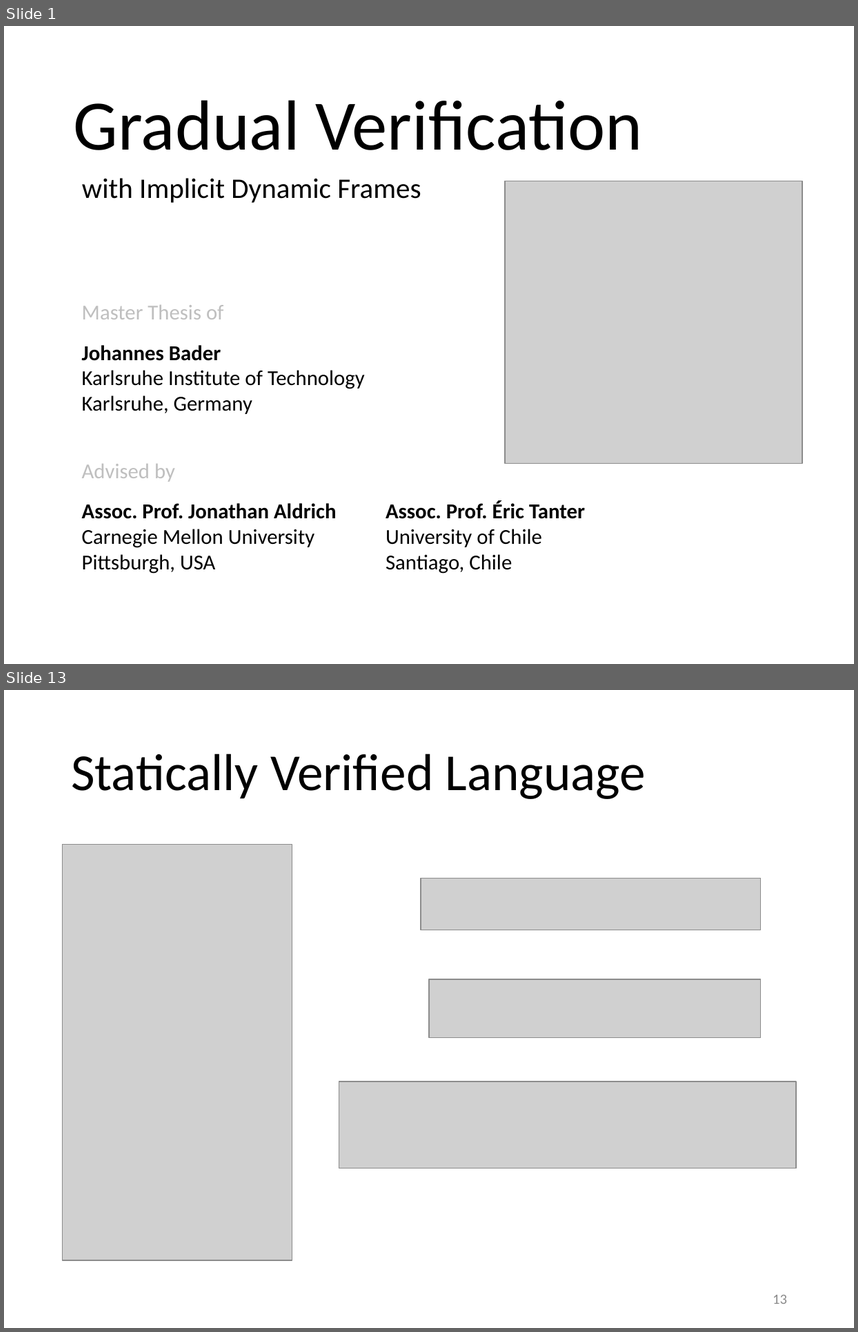
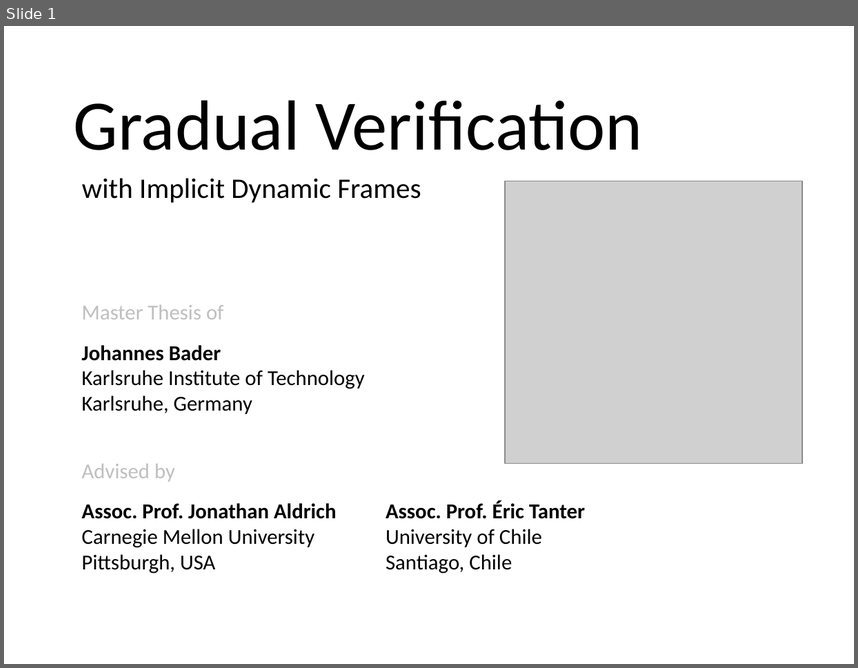
Before and after one commit to olydis/GradVerThesis, a slide deck: presentation/PLunch.pptm. Shown one above the other, each under a label of ours: slides 1 and 13 before the commit, slide 1 after it; the slides between them are not shown. The pictures are 858x1332 and 858x668 pixels, drawn with LibreOffice and Linux fonts; fonts in the diff are those of the drawing; grey boxes stand for pictures. Boxes give left, top, right and bottom in pixels: in the first picture for what was removed or moved away, otherwise in the second. Text is boxed around its words. In the diff, an @@ line names an element or a change of style, - is before the commit and + after.

```diff
--- a/presentation/PLunch.pptm
+++ b/presentation/PLunch.pptm
@@ slide 13 removed at [4,690,854,1328], background #FFFFFF @@
@@ title removed at [71,753,646,799] @@
-Statically Verified Language
@@ picture removed at [63,845,292,1261] @@
@@ picture removed at [421,878,760,929] @@
@@ picture removed at [429,979,760,1038] @@
@@ picture removed at [339,1081,796,1167] @@
@@ page number removed at [773,1294,787,1303] @@
-13
```
Also in this commit, not shown: 40 slides changed, 5 slides added, 3 other slides removed.
